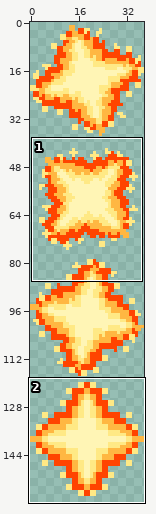
Two versions of one sprite sheet, Items/Projectiles/S2.png. The first picture is a wide view before the edit; the outline marks the close-up.
Close-up. The starting point:
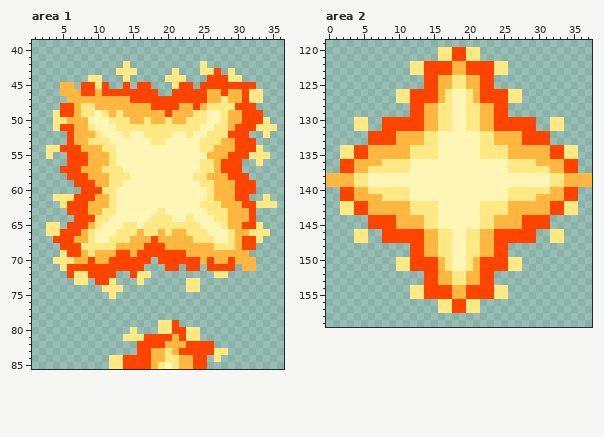
The file is 38x160 pixels. Shown: area 1: x 1..36, y 39..85; area 2: x 0..37, y 119..159.
After:
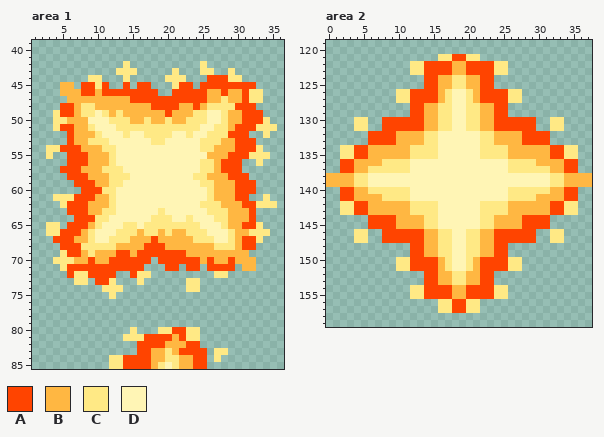
Palette (. is transparent): A #ff4400  B #ffb742  C #ffe985  D #fff5b5
Change:
Area 1:
The author cleared colour A in row 43 at x 27; in row 79 at x 21; in row 82 at x 25 to 26; in row 83 at x 26.
The author cleared colour C in row 79 at x 19 to 20.
Area 2:
The author cleared colour A in row 120 at x 18 to 19.
The author cleared colour C in row 120 at x 16 to 17 and 20 to 21.
